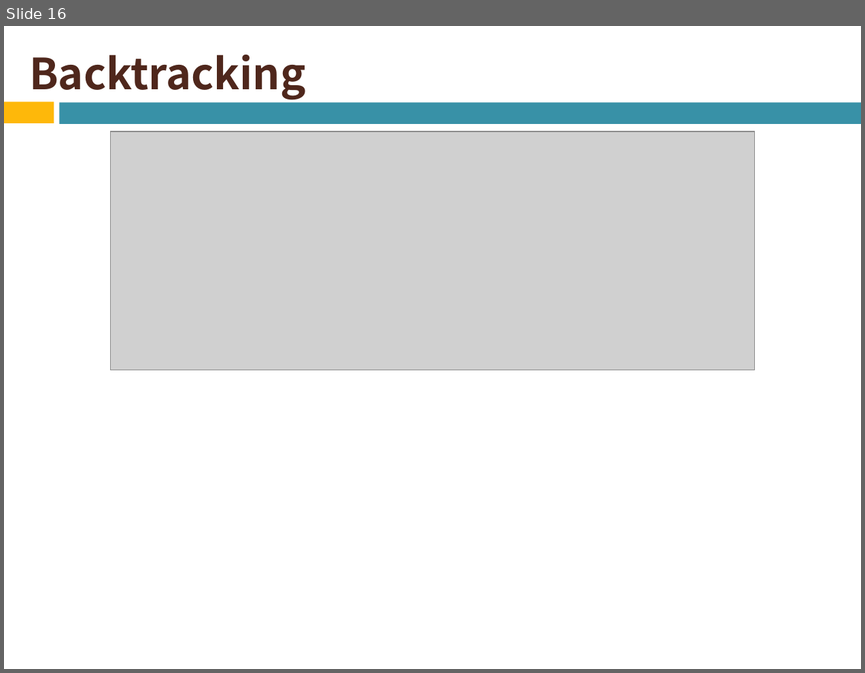
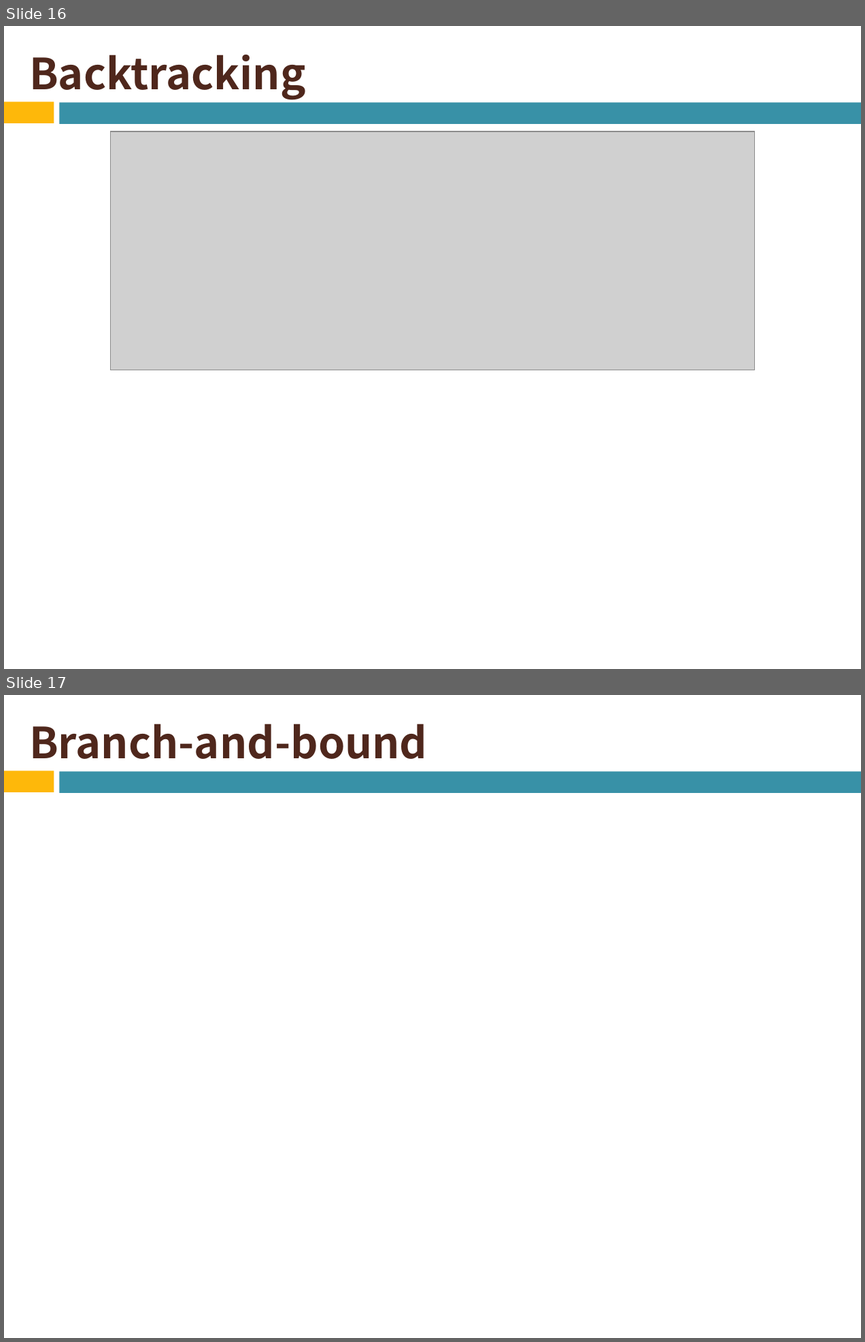
Before and after one commit to naruse-takamasa/seminar, a slide deck: CopingNPCompleteness.pptx. Shown one above the other, each under a label of ours: slide 16 before the commit, slides 16 and 17 after it. The pictures are 865x673 and 865x1342 pixels, drawn with LibreOffice and Linux fonts; fonts in the diff are those of the drawing; grey boxes stand for pictures. Boxes give left, top, right and bottom in pixels: in the first picture for what was removed or moved away, otherwise in the second. Text is boxed around its words. In the diff, an @@ line names an element or a change of style, - is before the commit and + after.

Commit message:
ゼミ資料変更 branch and boundを追加

```diff
--- a/CopingNPCompleteness.pptx
+++ b/CopingNPCompleteness.pptx
@@ slide 17 added at (4,695,861,1338), background #FFFFFF; not listed: 2 template elements that a slide beside it also shows @@
@@ title added at (29,724,427,759), 36 pt, text #4F271C, bold @@
+Branch-and-bound
```
